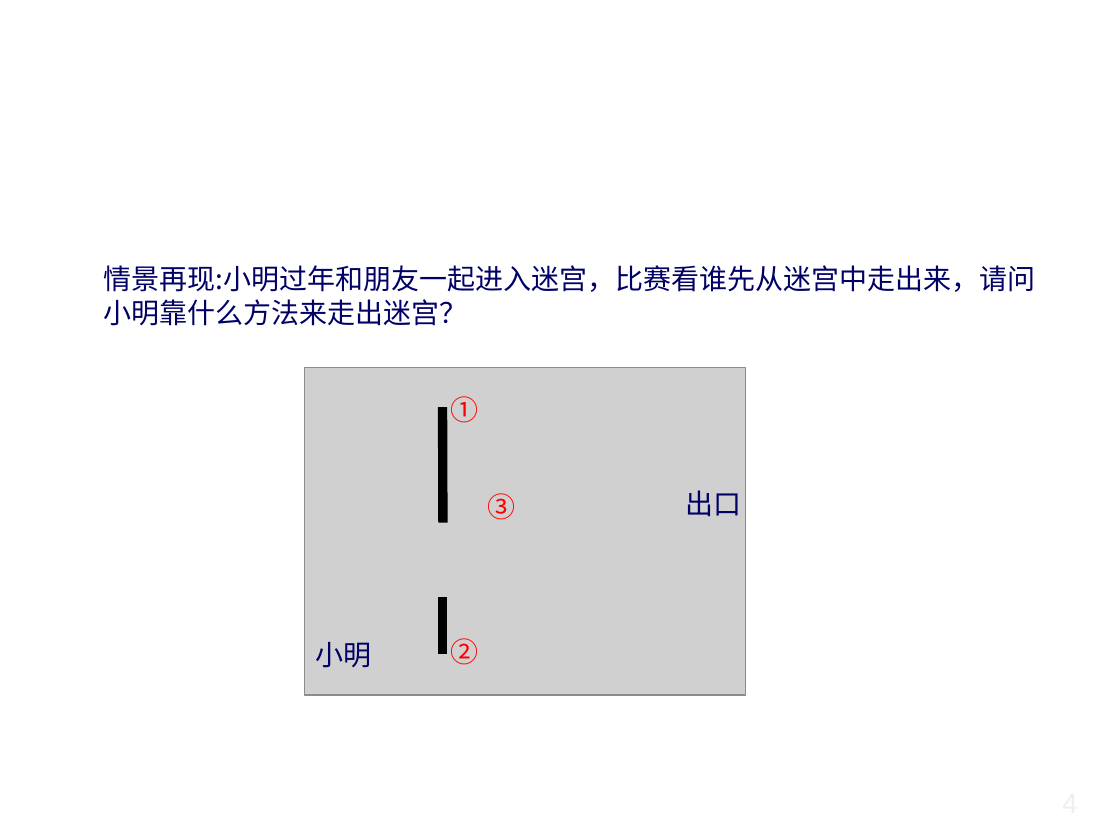
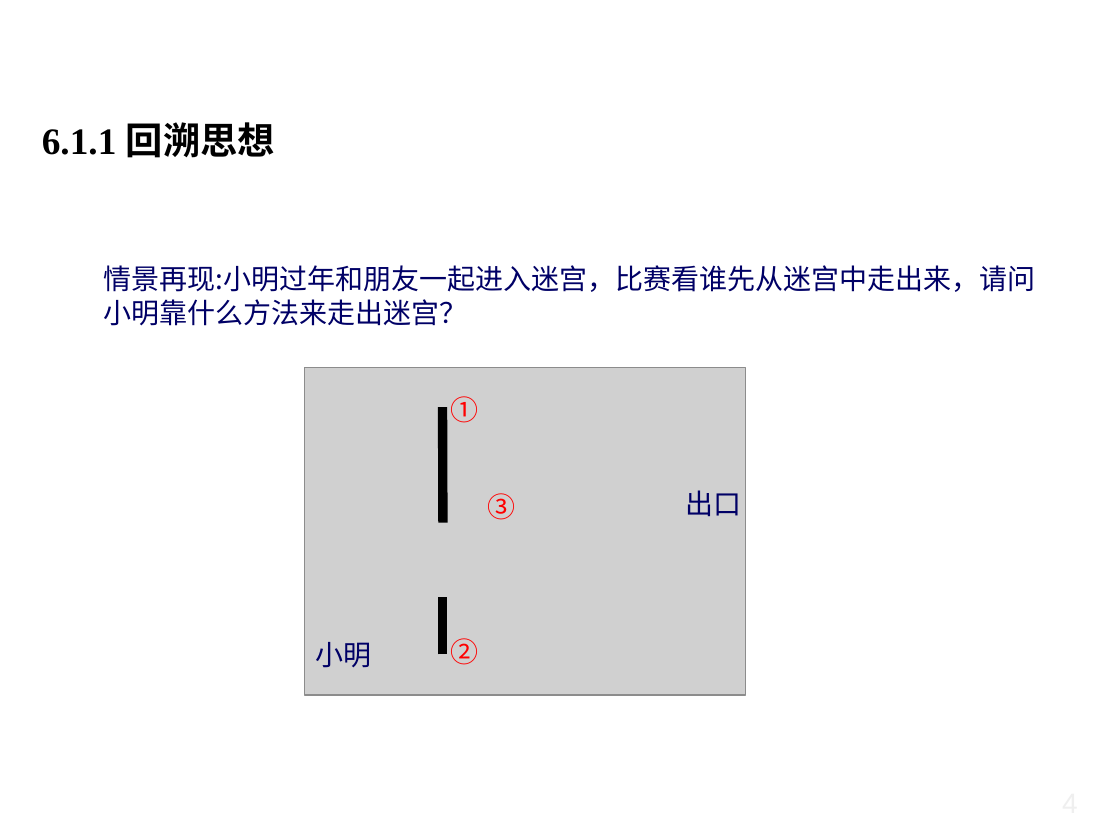
Before and after one commit to liutongling/DP, a slide deck: slide 4 of file/第6章 回朔法.pptx (slide 5 before the commit). Drawn at 1120x840 pixels with LibreOffice and Linux fonts; fonts in the diff are those of the drawing; grey boxes stand for pictures; background and template pictures are left out. Boxes give left, top, right and bottom in pixels: in the first picture for what was removed or moved away, otherwise in the second. Text is boxed around its words. In the diff, an @@ line names an element or a change of style, - is before the commit and + after.

```diff
--- a/file/第6章 回朔法.pptx
+++ b/file/第6章 回朔法.pptx
@@ text added at (42,122,275,158), 24 pt, text #000000, bold @@
+6.1.1 回溯思想
```
Also in this commit, not shown: 3 other slides changed, 2 slides added, 4 other files.
